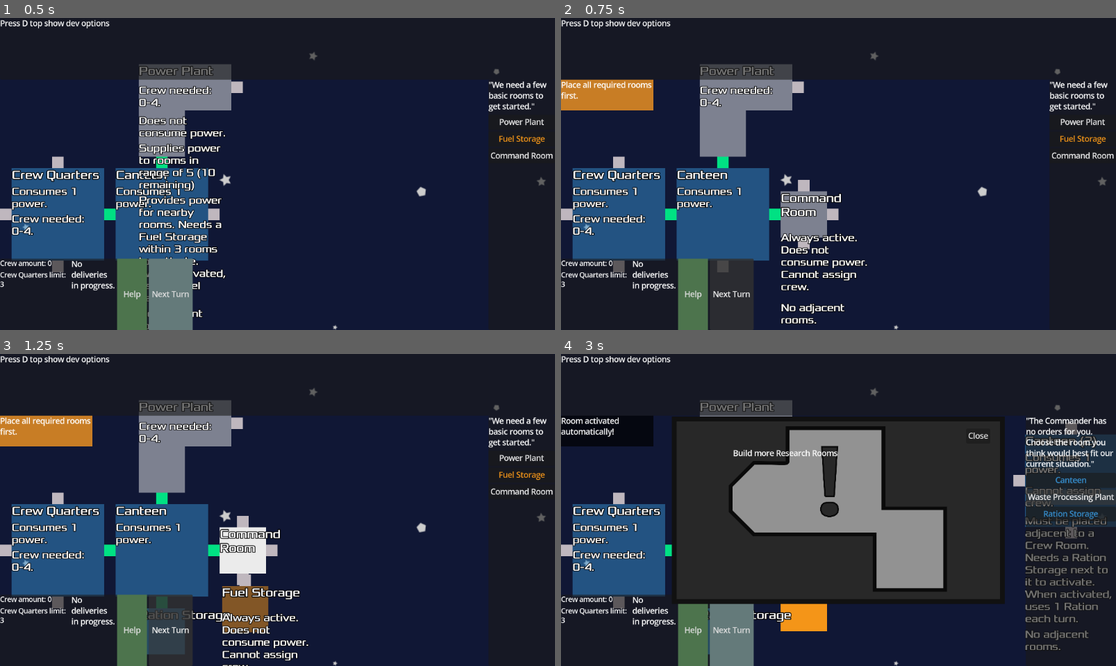
Above: before the commit, frames 1-4 (two rows, left to right).
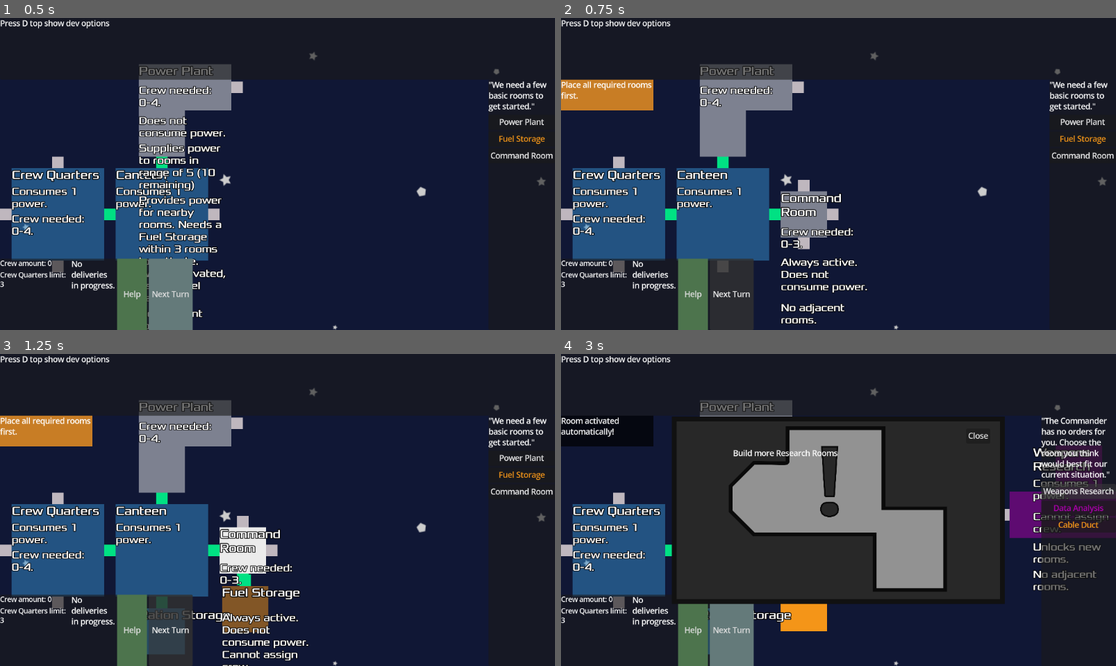
Above: after the commit, the same moments.

Repository: juhanikat/mothership
Game: Godot game, scene res://scenes/main.tscn
Same seed, same stepped clock (60 frames per second), same inputs: the game is played once before the commit and once after it. The engine's default icon, where the game draws it, is replaced by a stand-in: a white triangle on a blue panel in a dark square.
Inputs (mouse positions are in pixels of both pictures, inside the frame that each line leads up to):
- Up to frame 1 (0.5 s): no input
- Up to frame 2 (0.75 s): click "Next Turn" at 0.5 s
- Up to frame 3 (1.25 s): no input
- Up to frame 4 (3 s): click "Next Turn" at 1.25 s; click (1071, 481) at 2 s, where only the run before the commit has a clickable "Canteen"; click (1077, 491) at 2.75 s, where only the run after the commit has a clickable "Weapons Research"

Frame 1 is identical in both runs. In frame 2, 1.3% of the frame differs, in the area x 39-56%, y 67-89%; in frame 3, 0.4%; in frame 4, 6.5%, in the area x 79-100%, y 20-96%.

Commit message:
made inaccessible by crew rooms work

Diff:
--- a/data_scripts/RoomData.gd
+++ b/data_scripts/RoomData.gd
@@ -2,10 +2,10 @@
 extends Node
 
 
-enum RoomShape {LShape, TShape, SmallSquareShape, BigSquareShape, LongHallwayShape}
+enum RoomShape {LShape, TShape, SmallSquareShape, BigSquareShape, LongHallwayShape, MediumHallwayShape}
 enum RoomType {
 	COMMAND_ROOM, POWER_PLANT, ENGINE_ROOM, CARGO_BAY, CREW_QUARTERS,
-	CANTEEN, LAVATORY, RATION_STORAGE, WPP, FUEL_STORAGE, GARDEN, ROBOTICS, WEAPONS_RESEARCH, DATA_ANALYSIS, ARMORY, CABLE_DUCT, PLACEHOLDER_ROOM
+	CANTEEN, LAVATORY, RATION_STORAGE, WPP, FUEL_STORAGE, GARDEN, ROBOTICS, WEAPONS_RESEARCH, DATA_ANALYSIS, ARMORY, HALLWAY, CABLE_DUCT, PLACEHOLDER_ROOM
 }
 enum RoomCategory {CREW_ROOM, MAINTENANCE_ROOM, RESEARCH_ROOM, EMERGENCY_ROOM, LUXURY_ROOM, SPECIAL_ROOM}
 
@@ -26,7 +26,8 @@
 	RoomShape.TShape: Vector2(-64, -64),
 	RoomShape.SmallSquareShape: Vector2(-32, -32),
 	RoomShape.BigSquareShape: Vector2(-64, -64),
-	RoomShape.LongHallwayShape: Vector2(-192, -32)
+	RoomShape.LongHallwayShape: Vector2(-192, -20),
+	RoomShape.MediumHallwayShape: Vector2(-128, -20)
 }
 
 
@@ -36,7 +37,8 @@
 	RoomShape.TShape: [Vector2(0, -72), Vector2(104, 32), Vector2(-104, 32)],
 	RoomShape.SmallSquareShape: [Vector2(0, -40),Vector2(40, 0), Vector2(0, 40), Vector2(-40, 0)],
 	RoomShape.BigSquareShape: [Vector2(0, -72), Vector2(72, 0), Vector2(0, 72), Vector2(-72, 0)],
-	RoomShape.LongHallwayShape: [Vector2(-200, 0), Vector2(200, 0)]
+	RoomShape.LongHallwayShape: [Vector2(-200, 0), Vector2(200, 0)],
+	RoomShape.MediumHallwayShape: [Vector2(-136, 0), Vector2(136, 0)]
 }
 
 ## Maps a RoomShape to an Array containing the directions of its connectors.
@@ -46,7 +48,8 @@
 	RoomShape.TShape:  ["up", "right", "left"],
 	RoomShape.SmallSquareShape: ["up", "right", "down", "left"],
 	RoomShape.BigSquareShape: ["up", "right", "down", "left"],
-	RoomShape.LongHallwayShape: ["left", "right"]
+	RoomShape.LongHallwayShape: ["left", "right"],
+	RoomShape.MediumHallwayShape: ["left", "right"]
 }
 
 
@@ -65,6 +68,7 @@
 	RoomType.ROBOTICS: _robotics_data,
 	RoomType.WEAPONS_RESEARCH: _weapons_research_data,
 	RoomType.DATA_ANALYSIS: _data_analysis_data,
+	RoomType.HALLWAY: _hallway_data,
 	RoomType.CABLE_DUCT: _cable_duct_data,
 	RoomType.ARMORY: _armory_data,
 	RoomType.PLACEHOLDER_ROOM: _placeholder_room_data
@@ -82,7 +86,7 @@
 	"room_desc": "",
 	"room_category": RoomCategory.SPECIAL_ROOM,
 	"power_usage": 0,
-	"crew_needed": {"min": 0, "max": 0},
+	"crew_needed": {"min": 0, "max": 3},
 	"always_activated": true,
 
 }
@@ -165,6 +169,17 @@
 	"crew_needed": {"min": 0, "max": 0},
 }
 
+const _hallway_data: Dictionary[String, Variant] = {
+	"room_name": "Hallway",
+	"room_shape": RoomShape.MediumHallwayShape,
+	"room_desc": "",
+	"room_category": RoomCategory.MAINTENANCE_ROOM,
+	"power_usage": 0,
+	"always_deactivated": true,
+	"accessible_by_crew": true,
+	"crew_needed": {"min": 0, "max": 0},
+}
+
 const _cable_duct_data: Dictionary[String, Variant] = {
 	"room_name": "Cable Duct",
 	"room_shape": RoomShape.LongHallwayShape,
--- a/gameplay_scripts/room/RoomConnections.gd
+++ b/gameplay_scripts/room/RoomConnections.gd
@@ -121,7 +121,7 @@
 			break
 		for adjacent_room: Room in current[0].adjacent_rooms:
 			if adjacent_room not in explored:
-				if crew_accessible and adjacent_room.accessible_by_crew == false:
+				if crew_accessible and adjacent_room.gameplay.accessible_by_crew == false:
 					continue
 				queue.append([adjacent_room, current[1] + 1])
 				explored.append(adjacent_room)
--- a/gameplay_scripts/room/RoomGameplay.gd
+++ b/gameplay_scripts/room/RoomGameplay.gd
@@ -148,6 +148,13 @@
 	if len(get_crew()) == crew_needed.max:
 		GlobalNotice.display("Cannot assign crew to %s: The maximum amount is %s." % [str(parent_room.room_name), str(crew_needed.min)], "warning")
 		return false
+
+	if crew_member.assigned_to:
+		var crew_accessible_rooms = RoomConnections.get_all_rooms(parent_room, -1, true)
+		# if there is no path to the previous room, the crewmember cannot be assigned
+		if crew_member.assigned_to not in crew_accessible_rooms:
+			GlobalNotice.display("Cannot assign crew to %s: There is no crew accessible path there." % [str(parent_room.room_name)], "warning")
+			return false
 
 	var previous_room: Room = crew_member.assigned_to
 	if previous_room:
--- a/gameplay_scripts/room/room.gd
+++ b/gameplay_scripts/room/room.gd
@@ -63,6 +63,8 @@
 			room_shapes[RoomShape.BigSquareShape] = room_shape.polygon
 		if room_shape.name == "LongHallwayShapePolygon":
 			room_shapes[RoomShape.LongHallwayShape] = room_shape.polygon
+		if room_shape.name == "MediumHallwayShapePolygon":
+			room_shapes[RoomShape.MediumHallwayShape] = room_shape.polygon
 
 	for room_highlight_line: Line2D in all_room_highlights.get_children():
 		if room_highlight_line.name == "LShapeLine":
@@ -75,6 +77,8 @@
 			room_highlight_lines[RoomShape.BigSquareShape] = room_highlight_line.points
 		if room_highlight_line.name == "LongHallwayShapeLine":
 			room_highlight_lines[RoomShape.LongHallwayShape] = room_highlight_line.points
+		if room_highlight_line.name == "MediumHallwayShapeLine":
+			room_highlight_lines[RoomShape.MediumHallwayShape] = room_highlight_line.points
 
 	polygon.polygon = room_shapes[_shape]
 
--- a/scenes/room.tscn
+++ b/scenes/room.tscn
@@ -74,7 +74,7 @@
 raycast_line = NodePath("RayCast2D/RayCastLine")
 
 [node name="CheckConnectionTimer" type="Timer" parent="."]
-wait_time = 0.2
+wait_time = 0.1
 autostart = true
 
 [node name="Polygon" type="CollisionPolygon2D" parent="."]
@@ -121,6 +121,10 @@
 visible = false
 polygon = PackedVector2Array(-192, -16, -192, 16, 192, 16, 192, -16)
 
+[node name="MediumHallwayShapePolygon" type="CollisionPolygon2D" parent="AllRoomShapes"]
+visible = false
+polygon = PackedVector2Array(-128, -16, -128, 16, 128, 16, 128, -16)
+
 [node name="AllRoomHighlightLines" type="Node2D" parent="."]
 
 [node name="LShapeLine" type="Line2D" parent="AllRoomHighlightLines"]
@@ -149,6 +153,12 @@
 points = PackedVector2Array(-64, -64, 320, -64, 320, -32, -64, -32)
 closed = true
 
+[node name="MediumHallwayShapeLine" type="Line2D" parent="AllRoomHighlightLines"]
+visible = false
+position = Vector2(-128, 48)
+points = PackedVector2Array(0, -64, 256, -64, 256, -32, 0, -32)
+closed = true
+
 [node name="NavigationRegion2D" type="NavigationRegion2D" parent="."]
 
 [node name="Node2D" type="Node2D" parent="."]
